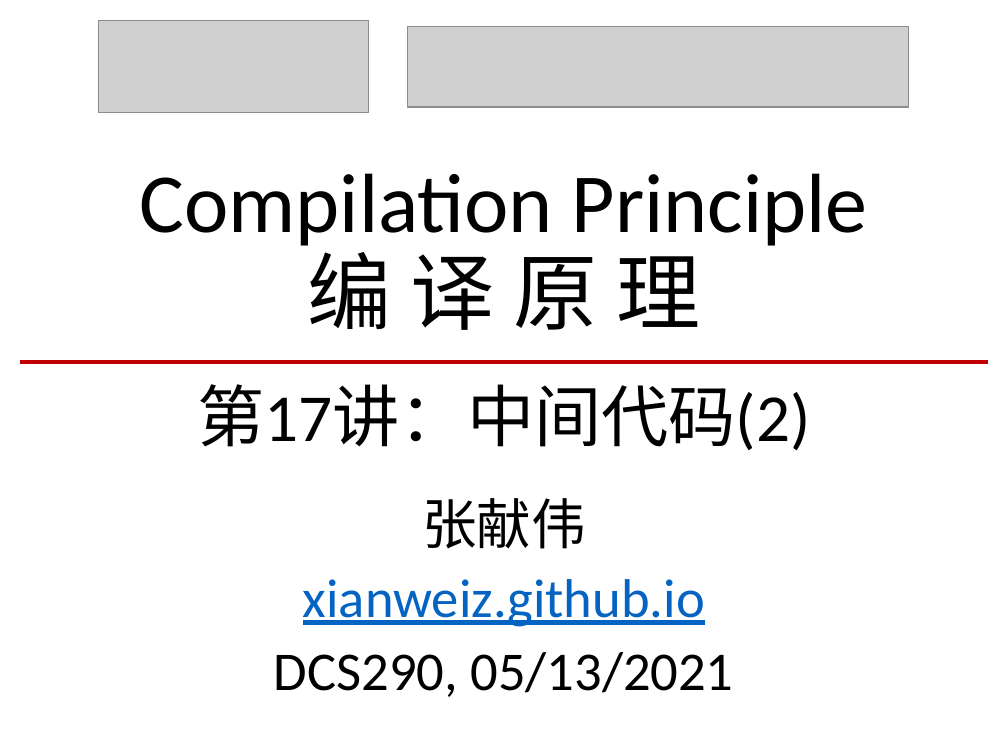
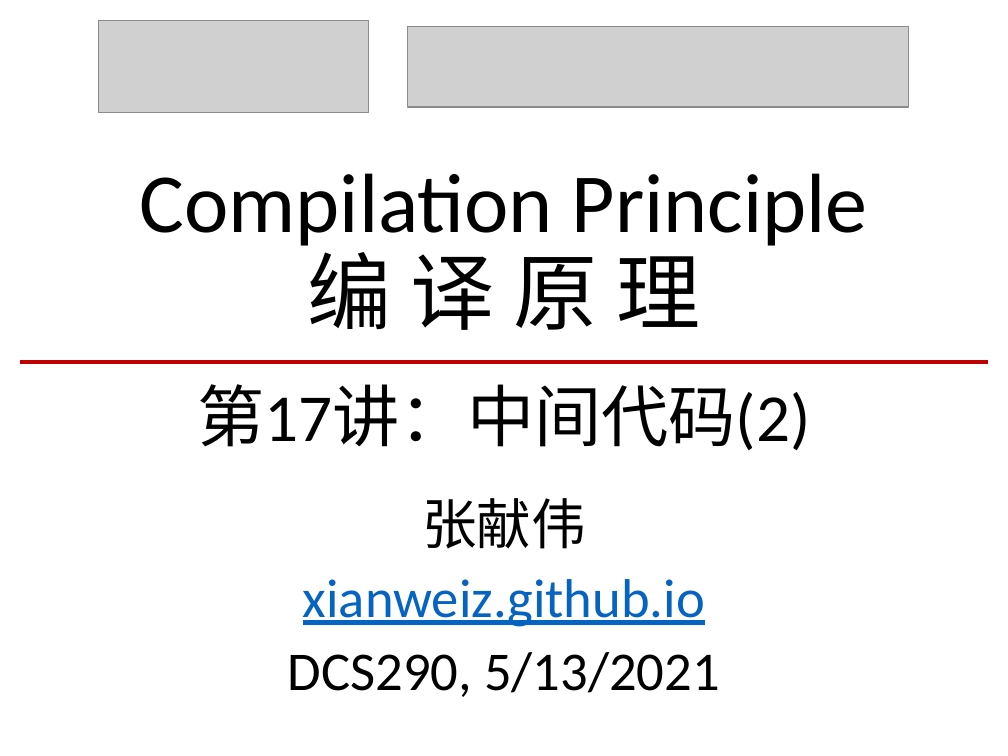
Before and after one commit to xianweiz/xianweiz.github.io, a slide deck: slide 1 of teach/dcs290/slides/lec_17.pptx. Drawn at 1008x756 pixels with LibreOffice and Linux fonts; fonts in the diff are those of the drawing; grey boxes stand for pictures; background and template pictures are left out. Boxes give left, top, right and bottom in pixels: in the first picture for what was removed or moved away, otherwise in the second. Text is boxed around its words. In the diff, an @@ line names an element or a change of style, - is before the commit and + after.

```diff
--- a/teach/dcs290/slides/lec_17.pptx
+++ b/teach/dcs290/slides/lec_17.pptx
@@ subtitle at <box>288,652,720,697</box>: text changed @@
-DCS290, 05/13/2021
+DCS290, 5/13/2021
```
Also in this commit, not shown: 4 other slides changed, 35 other files.
